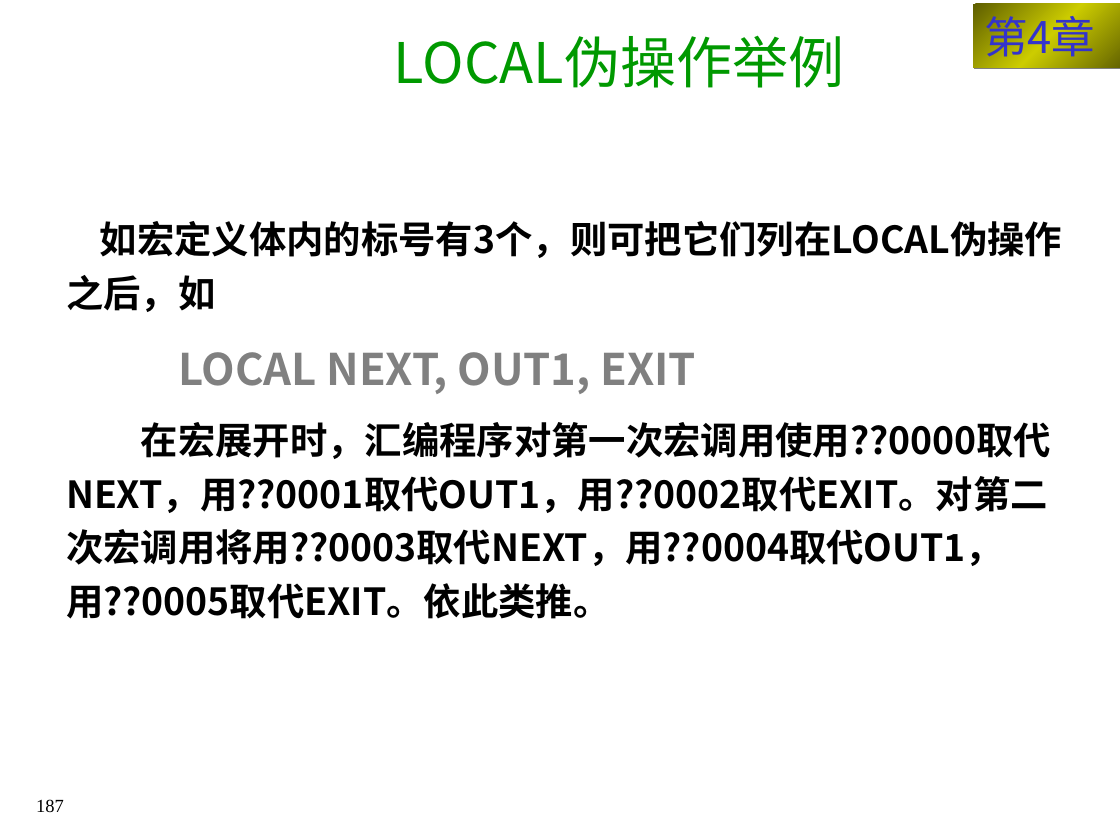
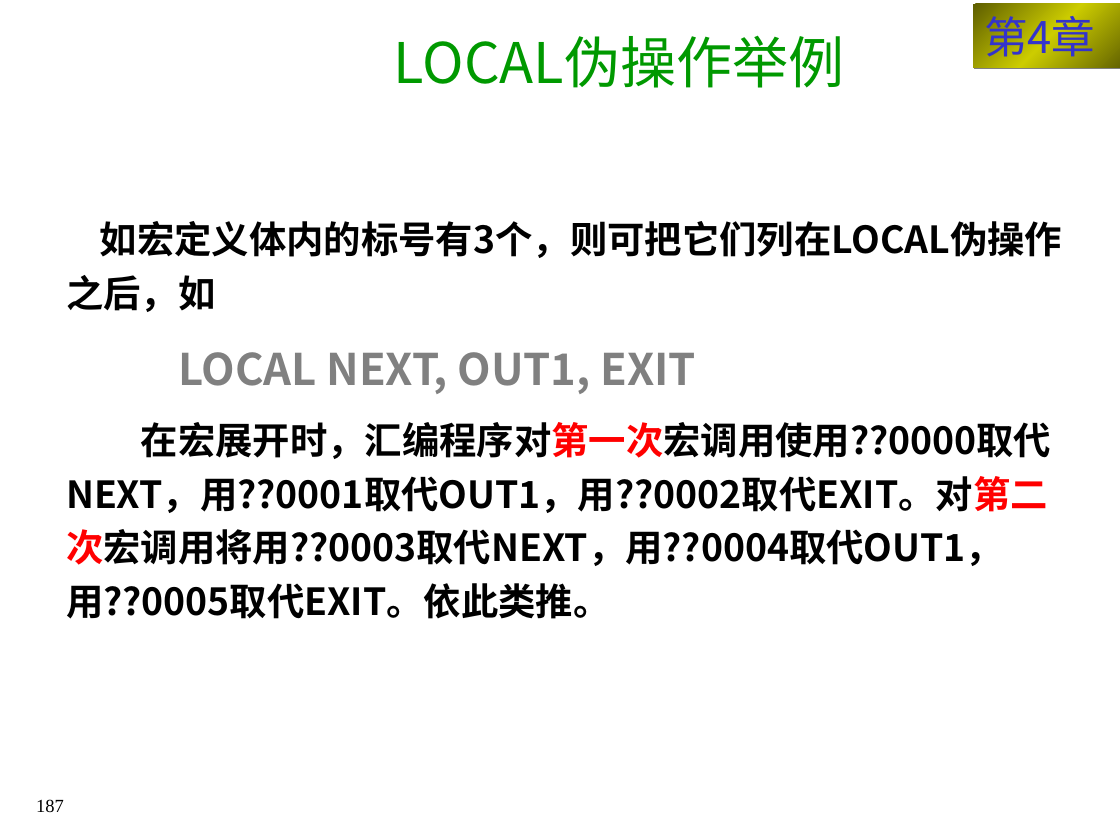
Before and after one commit to Chencao0928/CPIT, a slide deck: slide 187 of 第4章 汇编语言程序设计.ppt. Drawn at 1120x840 pixels with LibreOffice and Linux fonts; fonts in the diff are those of the drawing. Boxes give left, top, right and bottom in pixels: in the first picture for what was removed or moved away, otherwise in the second. Text is boxed around its words. In the diff, an @@ line names an element or a change of style, - is before the commit and + after.

```diff
--- a/第4章 汇编语言程序设计.ppt
+++ b/第4章 汇编语言程序设计.ppt
@@ text at [66, 422, 1052, 619]: text colour #000000 to #FF0000 in "在宏展开时，汇编程序对第一次宏调用使用??0000取代NEXT，用??0001取代OUT1，用??0002取代EXIT。 ..." @@
```
Also in this commit, not shown: 20 other slides changed, 2 other files.
